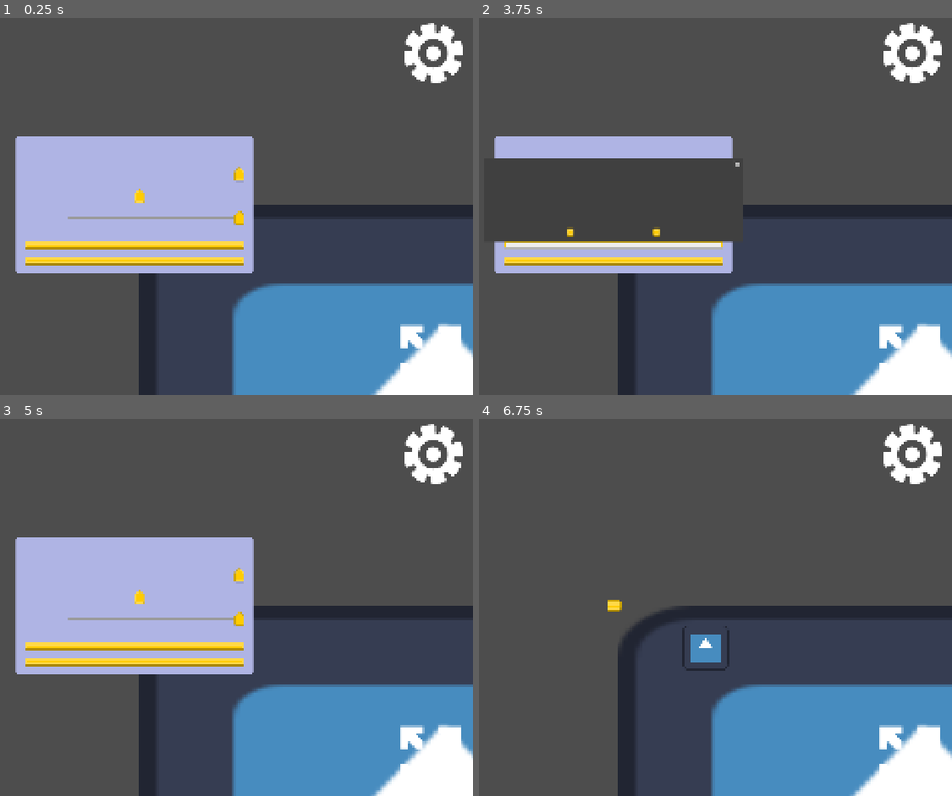
Above: before the commit, frames 1-4 (two rows, left to right).
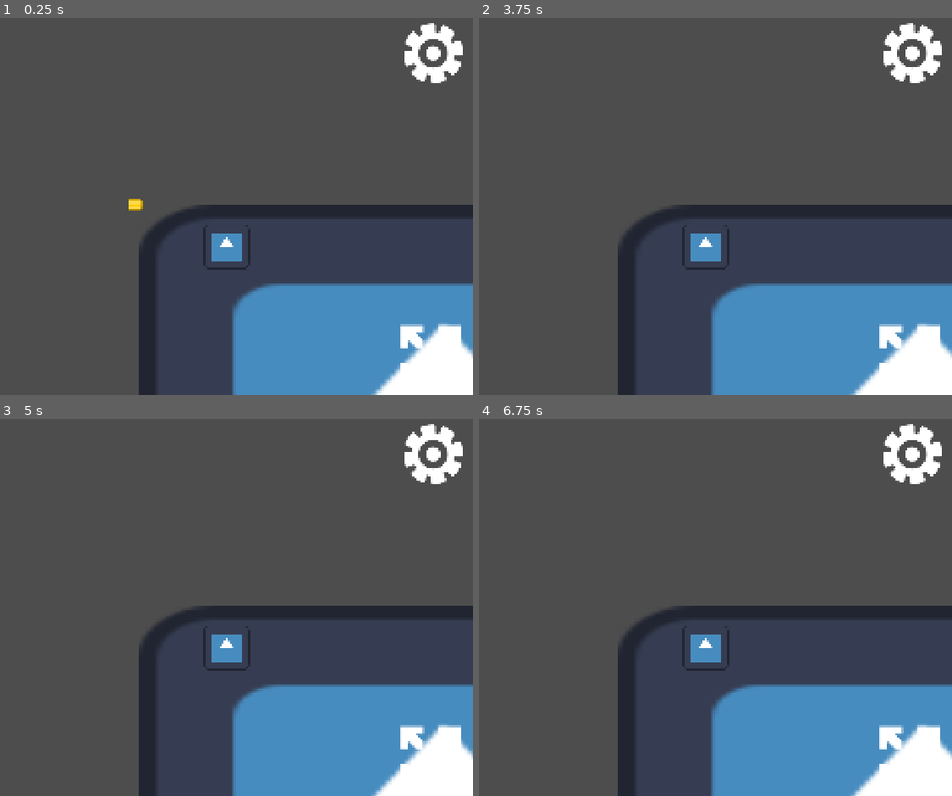
Above: after the commit, the same moments.

Repository: dtsykunov/hidden-object-girly-jam
Game: Godot game, scene res://scenes/node_2d.tscn
The game is run twice, just before and just after one commit, with the same random seed, the same clock (stepped at 60 frames per second) and the same inputs. The engine's default icon, where the game draws it, is replaced by a stand-in: a white triangle on a blue panel in a dark square.
Inputs (mouse positions are in pixels of both pictures, inside the frame that each line leads up to):
- Up to frame 1 (0.25 s): no input
- Up to frame 2 (3.75 s): click (611, 244) at 0.5 s, where only the run before the commit has a clickable "Restart"; click (568, 232) at 1.25 s, where only the run before the commit has a clickable "Cancel"; click "Play" at 2 s; click (611, 206) at 2.75 s, where only the run before the commit has a clickable "Play"; click (611, 244) at 3.5 s, where only the run before the commit has a clickable "Restart"
- Up to frame 3 (5 s): click (179, 633) at 4.25 s, where only the run before the commit has a clickable "Restart"
- Up to frame 4 (6.75 s): click (611, 645) at 5 s, where only the run before the commit has a clickable "Restart"; click (658, 633) at 5.75 s, where only the run before the commit has a clickable "Restart"; click (611, 660) at 6.5 s, where only the run before the commit has a clickable "Continue"

The runs differ from the first frame. In frame 1, 18% of the frame differs, in the area x 3-54%, y 31-68%; in frame 2, 8.3%; in frame 3, 18%; in frame 4, less than 0.1%.

Commit message:
add global game state

Diff:
--- /dev/null
+++ b/autoload/game_state.gd
@@ -0,0 +1,19 @@
+extends Node
+## Global game lifecycle state.
+## Emit game_started once when the player presses Play.
+## Call reset() before reloading the scene so objects start inactive again.
+
+signal game_started
+
+var started: bool = false
+
+
+func start() -> void:
+	if started:
+		return
+	started = true
+	game_started.emit()
+
+
+func reset() -> void:
+	started = false
--- a/project.godot
+++ b/project.godot
@@ -23,6 +23,7 @@
 [autoload]
 
 SoundManager="res://autoload/sound_manager.tscn"
+GameState="*res://autoload/game_state.gd"
 
 [display]
 
--- a/scenes/camera_2d.gd
+++ b/scenes/camera_2d.gd
@@ -7,6 +7,19 @@
 
 var dragging := false
 var last_pointer := Vector2.ZERO
+
+
+func _ready() -> void:
+	set_process_input(false)
+	GameState.game_started.connect(_on_game_started)
+
+
+func _exit_tree() -> void:
+	GameState.game_started.disconnect(_on_game_started)
+
+
+func _on_game_started() -> void:
+	set_process_input(true)
 
 
 func _input(event: InputEvent):
--- a/ui/Overlay.tscn
+++ b/ui/Overlay.tscn
@@ -82,10 +82,17 @@
 stretch_mode = 5
 
 [node name="OptionsMenu" type="CenterContainer" parent="." unique_id=1186729032]
-layout_mode = 1
-anchors_preset = 15
-anchor_right = 1.0
-anchor_bottom = 1.0
+visible = false
+layout_mode = 1
+anchors_preset = 8
+anchor_left = 0.5
+anchor_top = 0.5
+anchor_right = 0.5
+anchor_bottom = 0.5
+offset_left = -408.0
+offset_top = -321.5
+offset_right = 408.0
+offset_bottom = 321.5
 grow_horizontal = 2
 grow_vertical = 2
 
@@ -200,14 +207,61 @@
 theme_override_font_sizes/font_size = 45
 text = "Continue"
 
-[node name="RestartConfirmation" type="ConfirmationDialog" parent="." unique_id=1455437133]
-oversampling_override = 1.0
-title = "Restart Game"
-size = Vector2i(720, 200)
-min_size = Vector2i(720, 200)
-ok_button_text = "Restart"
-dialog_text = "Are you sure you want to restart?"
-
+[node name="ConfirmPanel" type="CenterContainer" parent="." unique_id=2001000001]
+visible = false
+layout_mode = 1
+anchors_preset = 15
+anchor_right = 1.0
+anchor_bottom = 1.0
+grow_horizontal = 2
+grow_vertical = 2
+
+[node name="Panel" type="PanelContainer" parent="ConfirmPanel" unique_id=2001000002]
+layout_mode = 2
+theme_override_styles/panel = SubResource("StyleBoxFlat_7qdid")
+
+[node name="MarginContainer" type="MarginContainer" parent="ConfirmPanel/Panel" unique_id=2001000003]
+layout_mode = 2
+theme_override_constants/margin_left = 25
+theme_override_constants/margin_top = 25
+theme_override_constants/margin_right = 25
+theme_override_constants/margin_bottom = 25
+
+[node name="VBoxContainer" type="VBoxContainer" parent="ConfirmPanel/Panel/MarginContainer" unique_id=2001000004]
+custom_minimum_size = Vector2(540, 0)
+layout_mode = 2
+theme_override_constants/separation = 20
+
+[node name="MessageLabel" type="Label" parent="ConfirmPanel/Panel/MarginContainer/VBoxContainer" unique_id=2001000005]
+layout_mode = 2
+theme_override_font_sizes/font_size = 45
+text = "Are you sure?"
+horizontal_alignment = 1
+autowrap_mode = 3
+
+[node name="HSeparator" type="HSeparator" parent="ConfirmPanel/Panel/MarginContainer/VBoxContainer" unique_id=2001000006]
+layout_mode = 2
+
+[node name="ButtonRow" type="HBoxContainer" parent="ConfirmPanel/Panel/MarginContainer/VBoxContainer" unique_id=2001000007]
+layout_mode = 2
+theme_override_constants/separation = 20
+alignment = 1
+
+[node name="RestartButton" type="Button" parent="ConfirmPanel/Panel/MarginContainer/VBoxContainer/ButtonRow" unique_id=2001000009]
+layout_mode = 2
+theme_override_colors/font_color = Color(1, 1, 1, 1)
+theme_override_colors/font_focus_color = Color(0, 0, 0, 1)
+theme_override_font_sizes/font_size = 45
+text = "Restart"
+
+[node name="CancelButton" type="Button" parent="ConfirmPanel/Panel/MarginContainer/VBoxContainer/ButtonRow" unique_id=2001000008]
+layout_mode = 2
+theme_override_colors/font_color = Color(1, 1, 1, 1)
+theme_override_colors/font_focus_color = Color(0, 0, 0, 1)
+theme_override_font_sizes/font_size = 45
+text = "Cancel"
+
+[connection signal="pressed" from="PlayButton" to="." method="_on_play_button_pressed"]
 [connection signal="pressed" from="OptionsButton" to="." method="_on_options_button_pressed"]
 [connection signal="pressed" from="FullscreenButton" to="." method="_on_fullscreen_button_pressed"]
 [connection signal="value_changed" from="OptionsMenu/Panel/MarginContainer/VBoxContainer/MasterRow/MasterSlider" to="." method="_on_master_slider_changed"]
@@ -215,4 +269,5 @@
 [connection signal="value_changed" from="OptionsMenu/Panel/MarginContainer/VBoxContainer/SFXRow/SFXSlider" to="." method="_on_sfx_slider_changed"]
 [connection signal="pressed" from="OptionsMenu/Panel/MarginContainer/VBoxContainer/RestartButton" to="." method="_on_restart_button_pressed"]
 [connection signal="pressed" from="OptionsMenu/Panel/MarginContainer/VBoxContainer/ContinueButton" to="." method="_on_continue_button_pressed"]
-[connection signal="confirmed" from="RestartConfirmation" to="." method="_on_restart_confirmed"]
+[connection signal="pressed" from="ConfirmPanel/Panel/MarginContainer/VBoxContainer/ButtonRow/RestartButton" to="." method="_on_confirm_restart_pressed"]
+[connection signal="pressed" from="ConfirmPanel/Panel/MarginContainer/VBoxContainer/ButtonRow/CancelButton" to="." method="_on_confirm_cancel_pressed"]
--- a/ui/overlay.gd
+++ b/ui/overlay.gd
@@ -1,7 +1,8 @@
 extends Control
 
+@onready var _play_button: Button = $PlayButton
 @onready var _options_menu: CenterContainer = $OptionsMenu
-@onready var _restart_confirmation: ConfirmationDialog = $RestartConfirmation
+@onready var _confirm_panel: CenterContainer = $ConfirmPanel
 @onready var _master_slider: HSlider = %MasterSlider
 @onready var _music_slider: HSlider = %MusicSlider
 @onready var _sfx_slider: HSlider = %SFXSlider
@@ -46,12 +47,27 @@
 	return -80.0 if value <= 0.0 else linear_to_db(value)
 
 
+func _on_play_button_pressed() -> void:
+	GameState.start()
+	_play_button.hide()
+
+
 func _on_restart_button_pressed() -> void:
-	_restart_confirmation.popup_centered()
+	_options_menu.hide()
+	_confirm_panel.visible = true
 
 
 func _on_continue_button_pressed() -> void:
 	_on_options_button_pressed()
+
+
+func _on_confirm_cancel_pressed() -> void:
+	_confirm_panel.visible = false
+
+
+func _on_confirm_restart_pressed() -> void:
+	GameState.reset()
+	get_tree().reload_current_scene()
 
 
 func _on_fullscreen_button_pressed() -> void:
@@ -61,7 +77,3 @@
 	]
 	var target := DisplayServer.WINDOW_MODE_WINDOWED if is_fullscreen else DisplayServer.WINDOW_MODE_FULLSCREEN
 	DisplayServer.window_set_mode(target)
-
-
-func _on_restart_confirmed() -> void:
-	get_tree().reload_current_scene()
Not shown, added: autoload/game_state.gd.uid
